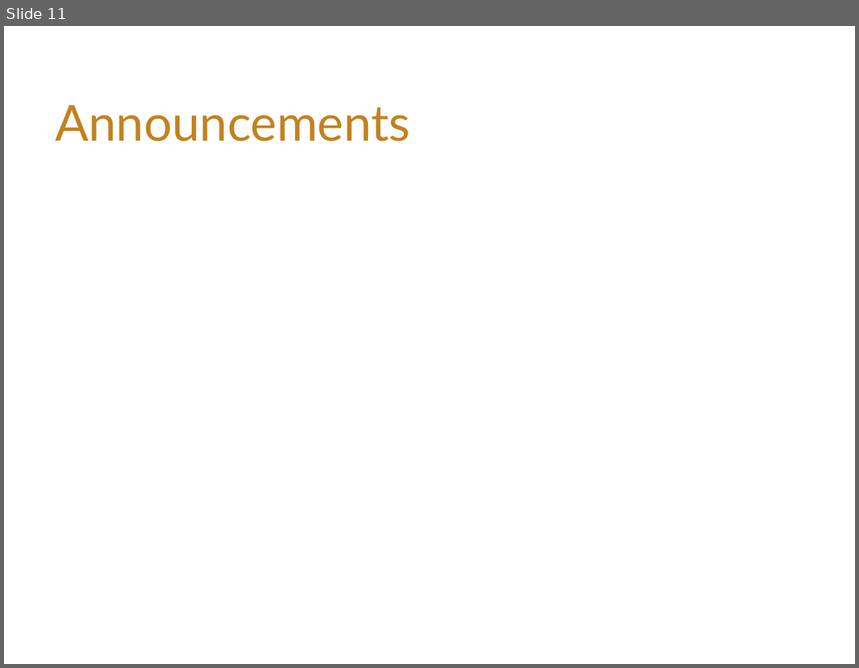
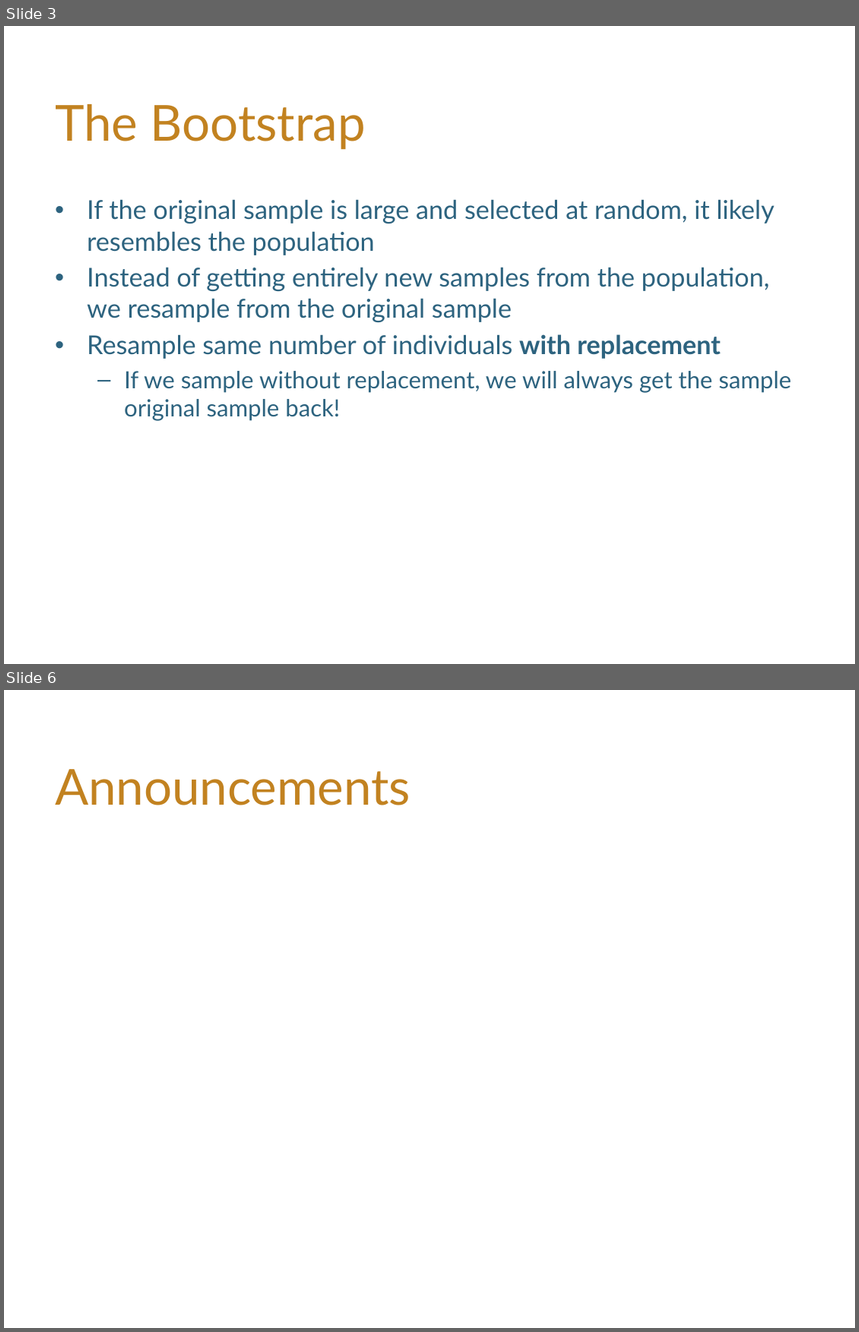
Before and after one commit to hLuo27/teaching, a slide deck: data8/slides/lab8.pptx. Shown one above the other, each under a label of ours: slide 11 before the commit, slides 3 and 6 after it; the slides between them are not shown. The pictures are 859x668 and 859x1332 pixels, drawn with LibreOffice and Linux fonts; fonts in the diff are those of the drawing; background and template pictures are left out. Boxes give left, top, right and bottom in pixels: in the first picture for what was removed or moved away, otherwise in the second. Text is boxed around its words. In the diff, an @@ line names an element or a change of style, - is before the commit and + after.

```diff
--- a/data8/slides/lab8.pptx
+++ b/data8/slides/lab8.pptx
@@ slide 3 added at (4, 26, 855, 664), background #FFFFFF @@
@@ title added at (55, 104, 366, 150), 42 pt, text #C28220 @@
+The Bootstrap
@@ text added at (87, 199, 792, 421), 22 pt, text #2D637F @@
+• If the original sample is large and selected at random, it likely resembles the population
+• Instead of getting entirely new samples from the population, we resample from the original sample
+• Resample same number of individuals with replacement
+  – If we sample without replacement, we will always get the sample original sample back!
@@ what was slide 11 is now slide 6 @@
```
Also in this commit, not shown: 2 slides changed, 2 other slides added, 8 slides removed, 5 other files.
